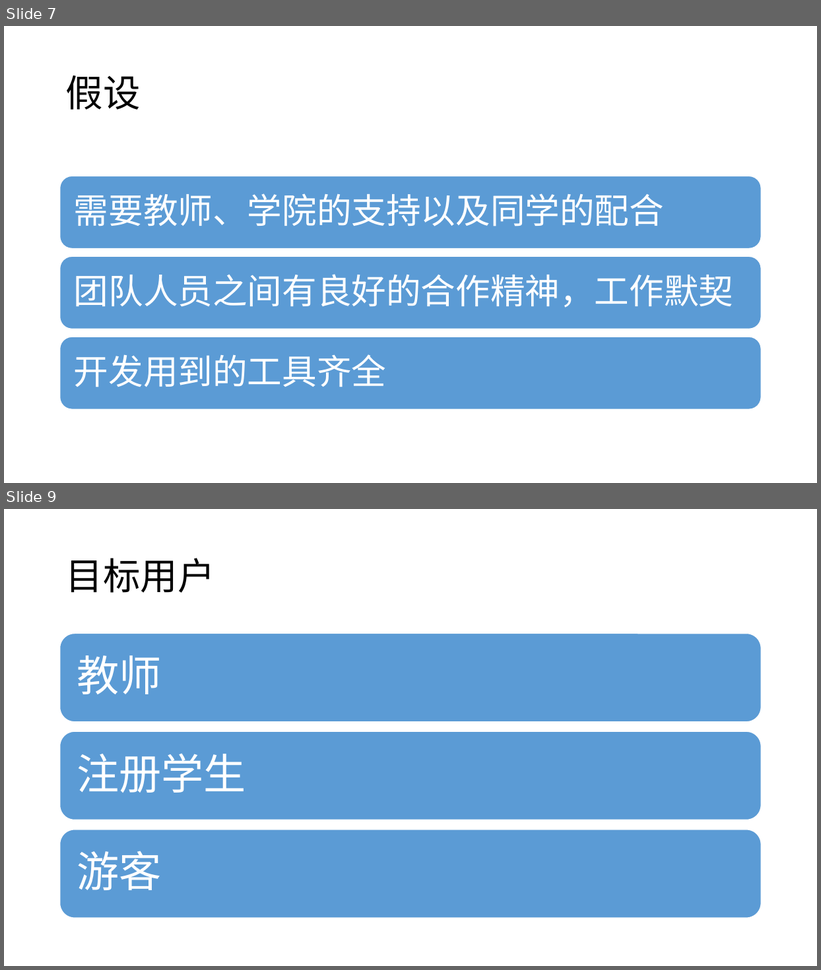
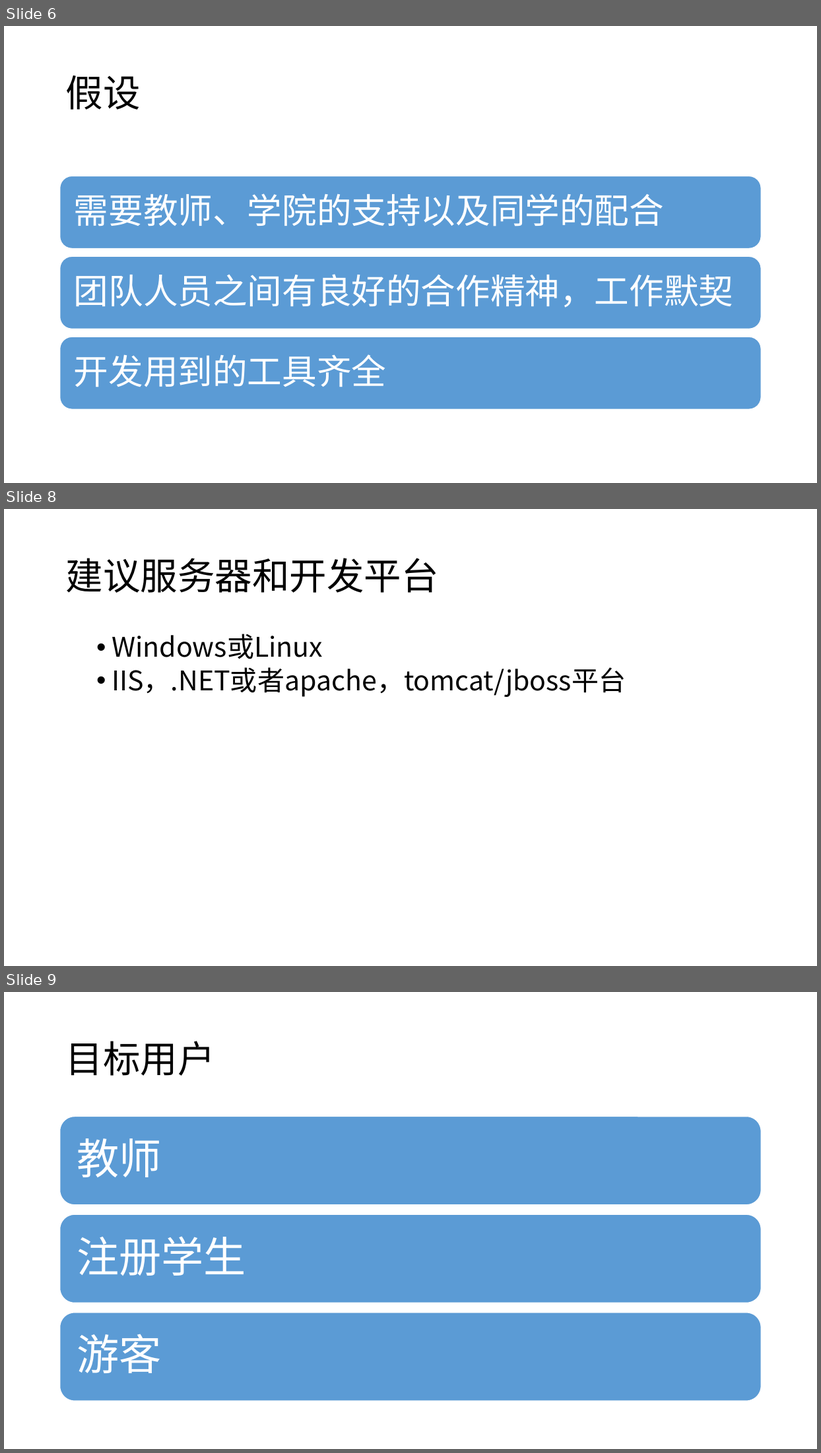
Before and after one commit to twn422/PRD2017, a slide deck: PRD-2017-G24/STW/受控文件/分析设计/项目可行性报告/可行性分析报告.pptx. Shown one above the other, each under a label of ours: slides 7 and 9 before the commit, slides 6, 8 and 9 after it; the slides between them are not shown. The pictures are 821x970 and 821x1453 pixels, drawn with LibreOffice and Linux fonts; fonts in the diff are those of the drawing. Boxes give left, top, right and bottom in pixels: in the first picture for what was removed or moved away, otherwise in the second. Text is boxed around its words. In the diff, an @@ line names an element or a change of style, - is before the commit and + after.

```diff
--- a/PRD-2017-G24/STW/受控文件/分析设计/项目可行性报告/可行性分析报告.pptx
+++ b/PRD-2017-G24/STW/受控文件/分析设计/项目可行性报告/可行性分析报告.pptx
@@ slide 8 added at (x1=4, y1=509, x2=817, y2=966), background #FFFFFF @@
@@ title added at (x1=66, y1=558, x2=439, y2=593), 44 pt, text #000000 @@
+建议服务器和开发平台
@@ text added at (x1=112, y1=634, x2=626, y2=697), 32 pt, text #000000 @@
+  • Windows或Linux
+  • IIS，.NET或者apache，tomcat/jboss平台
@@ what was slide 7 is now slide 6 @@
```
Also in this commit, not shown: 3 slides changed, 1 slide removed.
